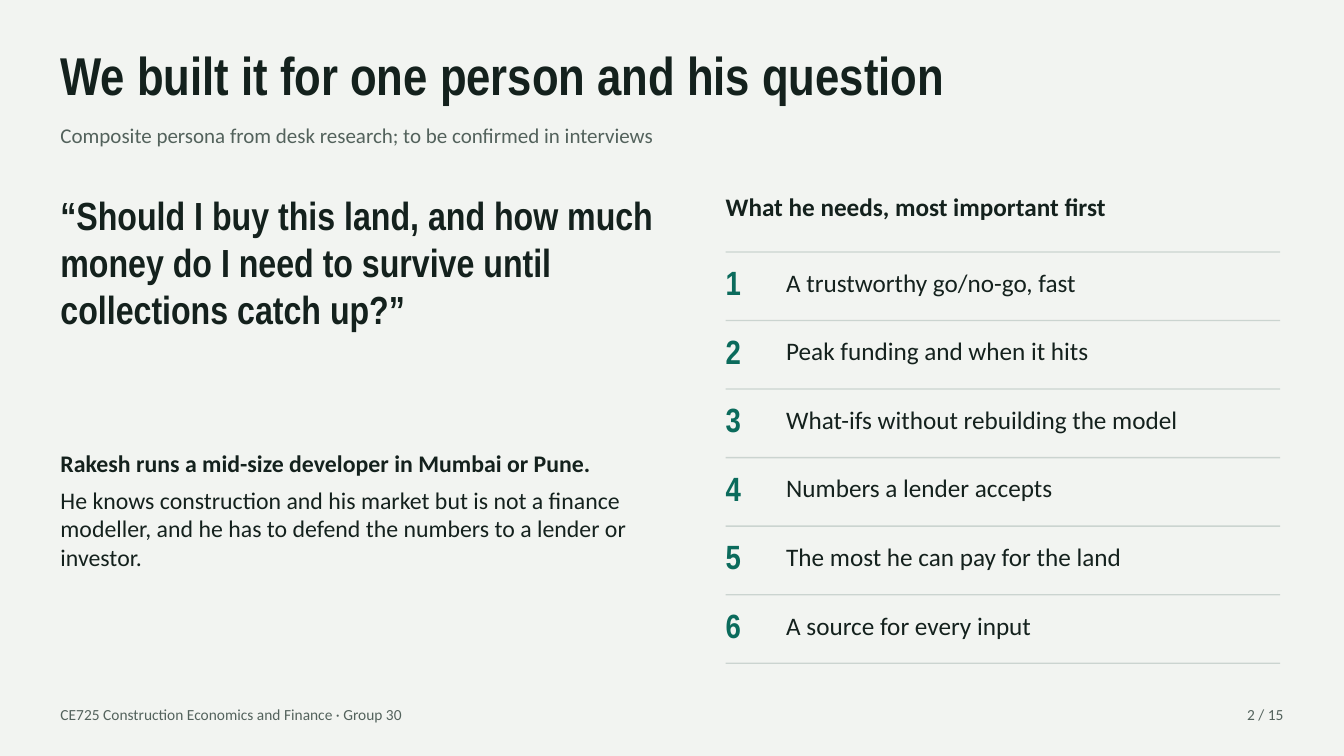
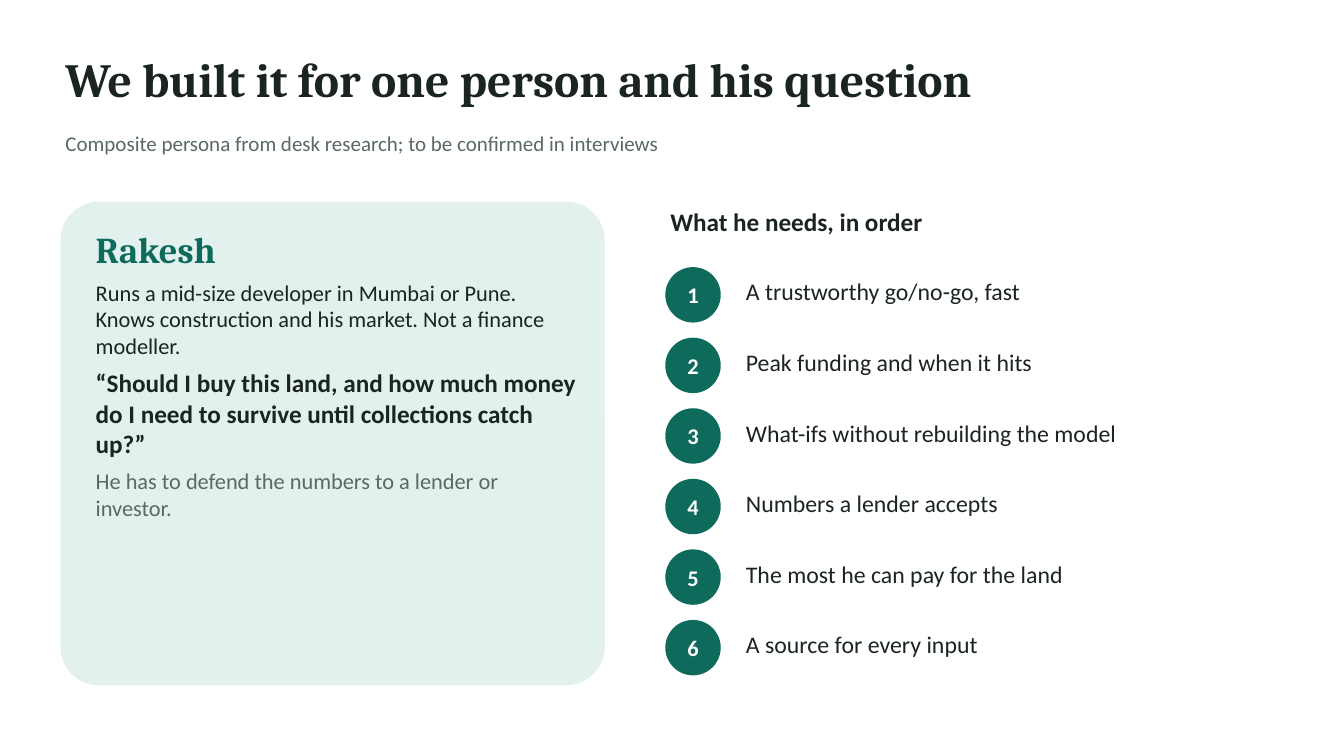
Before and after one commit to Shivanshyyy/CE725_Group30, a slide deck: slide 2 of docs/Presentation.pptx. Drawn at 1344x756 pixels with LibreOffice and Linux fonts; fonts in the diff are those of the drawing. Boxes give left, top, right and bottom in pixels: in the first picture for what was removed or moved away, otherwise in the second. Text is boxed around its words. In the diff, an @@ line names an element or a change of style, - is before the commit and + after.

```diff
--- a/docs/Presentation.pptx
+++ b/docs/Presentation.pptx
@@ background #F2F4F1 to #FFFFFF @@
@@ text "We built it for one ..." at bbox=[65, 63, 971, 107]: size 38 to 34 pt, font Arial Narrow to Cambria, text colour #14211D to #1A2421 @@
@@ text "Composite persona from desk research; ..." at bbox=[65, 136, 658, 155]: text colour #53625C to #5A6964 @@
@@ text removed at bbox=[60, 201, 653, 332] @@
-“Should I buy this land, and how much money do I need to survive until collections catch up?”
@@ rounded rectangle added at bbox=[60, 202, 605, 686], fill #E3F1EE @@
@@ text at bbox=[96, 237, 576, 516]: text changed; size 17 to 16 pt; text colour #14211D to #1A2421 @@
-Rakesh runs a mid-size developer in Mumbai or Pune.
-He knows construction and his market but is not a finance modeller, and he has to defend the numbers to a lender or investor.
+Rakesh
+Runs a mid-size developer in Mumbai or Pune. Knows construction and his market. Not a finance modeller.
+“Should I buy this land, and how much money do I need to survive until collections catch up?”
+He has to defend the numbers to a lender or investor.
@@ text at bbox=[670, 213, 922, 235]: text changed; text colour #14211D to #1A2421 @@
-What he needs, most important first
+What he needs, in order
@@ ellipse "1": place and size @@
-ellipse "1" at bbox=[726, 272, 741, 295]
+ellipse "1" at bbox=[665, 267, 721, 323]
@@ rectangle removed at bbox=[726, 251, 1280, 252] @@
@@ text "A trustworthy go/no-go, fast": place and size @@
-text "A trustworthy go/no-go, fast" at bbox=[786, 274, 1075, 297]
+text "A trustworthy go/no-go, fast" at bbox=[746, 283, 1020, 304]
@@ rectangle removed at bbox=[726, 320, 1280, 321] @@
@@ ellipse "2": place and size @@
-ellipse "2" at bbox=[726, 340, 741, 364]
+ellipse "2" at bbox=[665, 338, 721, 393]
@@ text "Peak funding and when it ...": place and size @@
-text "Peak funding and when it ..." at bbox=[786, 342, 1088, 365]
+text "Peak funding and when it ..." at bbox=[746, 354, 1032, 375]
@@ rectangle removed at bbox=[726, 388, 1280, 389] @@
@@ ellipse "3": place and size @@
-ellipse "3" at bbox=[726, 408, 741, 433]
+ellipse "3" at bbox=[665, 408, 721, 464]
@@ text "What-ifs without rebuilding the model": place and size @@
-text "What-ifs without rebuilding the model" at bbox=[786, 411, 1177, 434]
+text "What-ifs without rebuilding the model" at bbox=[746, 425, 1115, 446]
@@ ellipse "4": place and size @@
-ellipse "4" at bbox=[726, 478, 741, 501]
+ellipse "4" at bbox=[665, 479, 721, 534]
@@ rectangle removed at bbox=[726, 457, 1280, 458] @@
@@ text "Numbers a lender accepts": place and size @@
-text "Numbers a lender accepts" at bbox=[786, 479, 1052, 501]
+text "Numbers a lender accepts" at bbox=[746, 495, 998, 516]
@@ rectangle removed at bbox=[726, 525, 1280, 526] @@
@@ ellipse "5": place and size @@
-ellipse "5" at bbox=[726, 546, 741, 570]
+ellipse "5" at bbox=[665, 549, 721, 605]
@@ text "The most he can pay ...": place and size @@
-text "The most he can pay ..." at bbox=[786, 548, 1121, 570]
+text "The most he can pay ..." at bbox=[746, 566, 1063, 587]
@@ rectangle removed at bbox=[726, 594, 1280, 595] @@
@@ size 24 to 16 pt, font Arial Narrow to Calibri, text colour #0B6B5C to #FFFFFF; alignment left to centre; less space between paragraphs; vertical alignment top to middle; fill none to #0E6A5B in 6 elements at bbox=[665, 267, 721, 323], bbox=[665, 338, 721, 393], bbox=[665, 408, 721, 464], bbox=[665, 479, 721, 534], bbox=[665, 549, 721, 605], bbox=[665, 620, 721, 676] @@
@@ ellipse "6": place and size @@
-ellipse "6" at bbox=[726, 614, 741, 639]
+ellipse "6" at bbox=[665, 620, 721, 676]
@@ size 18 to 17 pt, text colour #14211D to #1A2421 in 6 elements at bbox=[746, 283, 1020, 304], bbox=[746, 354, 1032, 375], bbox=[746, 425, 1115, 446], bbox=[746, 495, 998, 516], bbox=[746, 566, 1063, 587], bbox=[746, 636, 978, 657] @@
@@ text "A source for every input": place and size @@
-text "A source for every input" at bbox=[786, 617, 1031, 639]
+text "A source for every input" at bbox=[746, 636, 978, 657]
@@ rectangle removed at bbox=[726, 662, 1280, 663] @@
@@ text removed at bbox=[60, 709, 402, 723] @@
-CE725 Construction Economics and Finance · Group 30
@@ text removed at bbox=[1247, 710, 1284, 720] @@
-2 / 15
```
Also in this commit, not shown: 9 other slides changed, 3 slides added, 5 slides removed, 26 other files.
